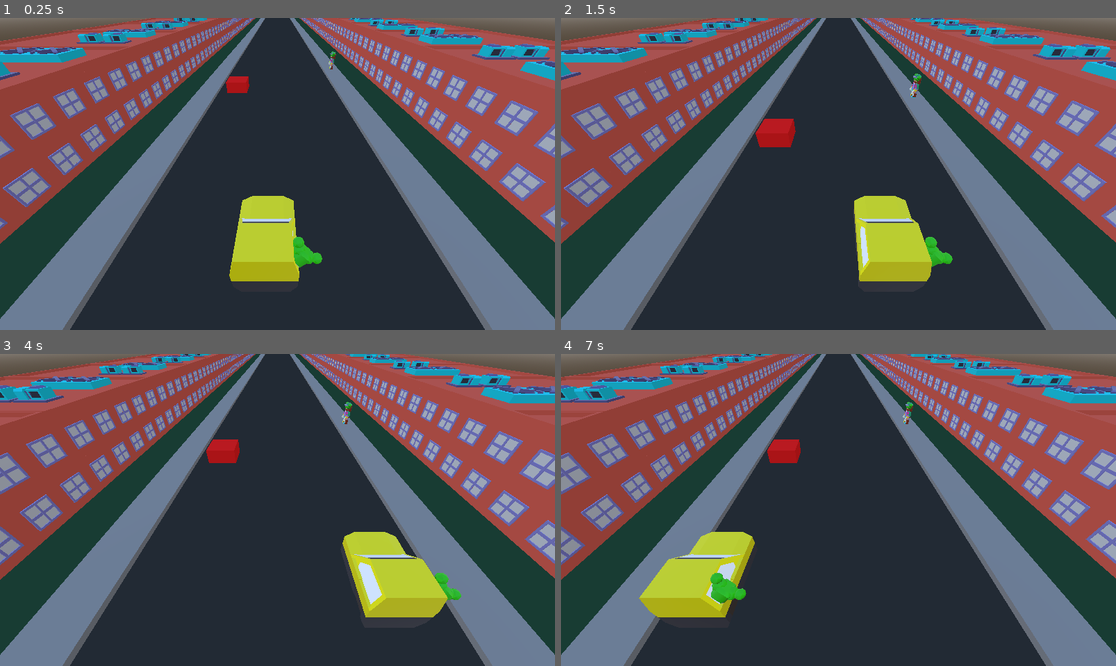
Above: before the commit, frames 1-4 (two rows, left to right).
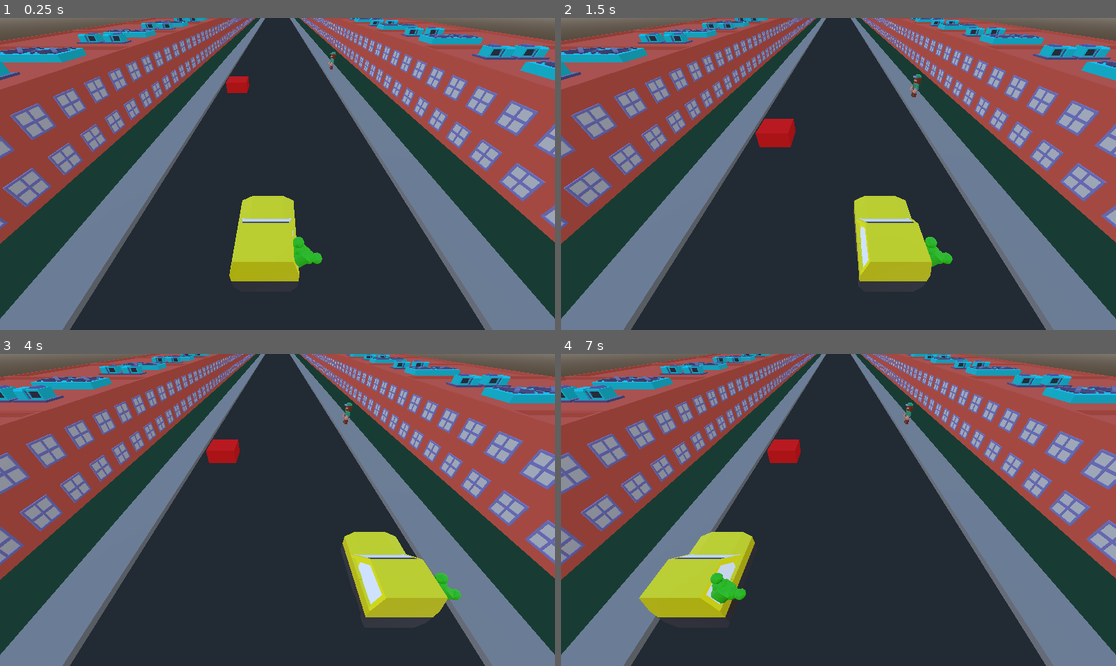
Above: after the commit, the same moments.

Repository: the-g-force/ClownTown
Game: Godot game, scene res://world.tscn
The game is run twice, just before and just after one commit, with the same random seed, the same clock (stepped at 60 frames per second) and the same inputs.
Inputs:
- Up to frame 1 (0.25 s): no input
- Up to frame 2 (1.5 s): hold D (move_right) 0.53-1.28 s; hold A (move_left) from 1.28 s (still down)
- Up to frame 3 (4 s): release A (move_left) at 2.03 s; hold D (move_right) 2.03-2.75 s; click "Play A Goon" at 2.75 s; hold D (move_right) from 3.53 s (still down)
- Up to frame 4 (7 s): release D (move_right) at 4.28 s; hold A (move_left) 4.28-5.75 s; click "Play A Goon" at 5.75 s; hold A (move_left) from 6.53 s (still down)

The runs differ from the first frame. In frame 1, less than 0.1% of the frame differs, in the area x 59-61%, y 10-17%; in frame 2, less than 0.1%, in the area x 62-65%, y 17-26%; in frame 3, less than 0.1%; in frame 4, less than 0.1%.

Commit message:
Make player launch pies more forward

Diff:
--- a/project/people/person.gd
+++ b/project/people/person.gd
@@ -16,8 +16,8 @@
 ]
 
 var _is_clown := false
-var _model : Node3D
 
+@onready var _model : Node3D = $man_clown
 @onready var _gender := MALE if randi() % 2 == 0 else FEMALE
 
 
--- a/project/player/player.gd
+++ b/project/player/player.gd
@@ -7,10 +7,10 @@
 @export var lane_change_time := 0.5
 @export var forward_speed := 2.0
 @export var cooldown_time := 0.1
-@export_category("Projectile Impulse")
+@export_group("Projectile Impulse")
 @export var vertical_impulse := 5.0
 @export var horizontal_impulse := 10.0
-@export var forward_impulse := 2.0
+@export var forward_impulse := 10.0
 
 
 var _is_moving := false
